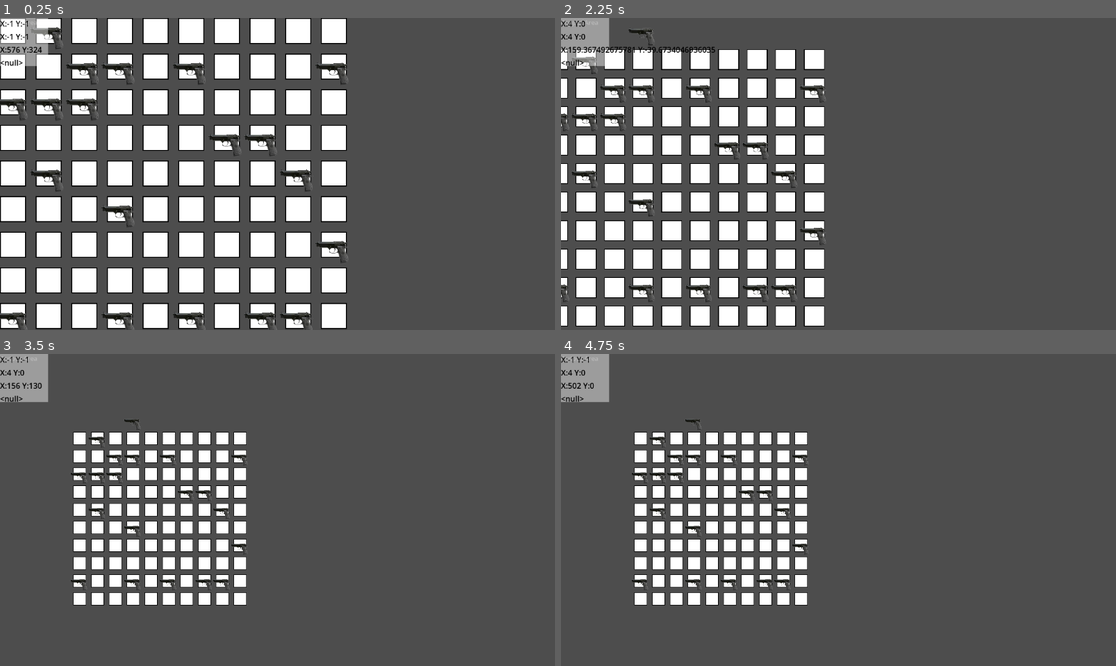
Above: before the commit, frames 1-4 (two rows, left to right).
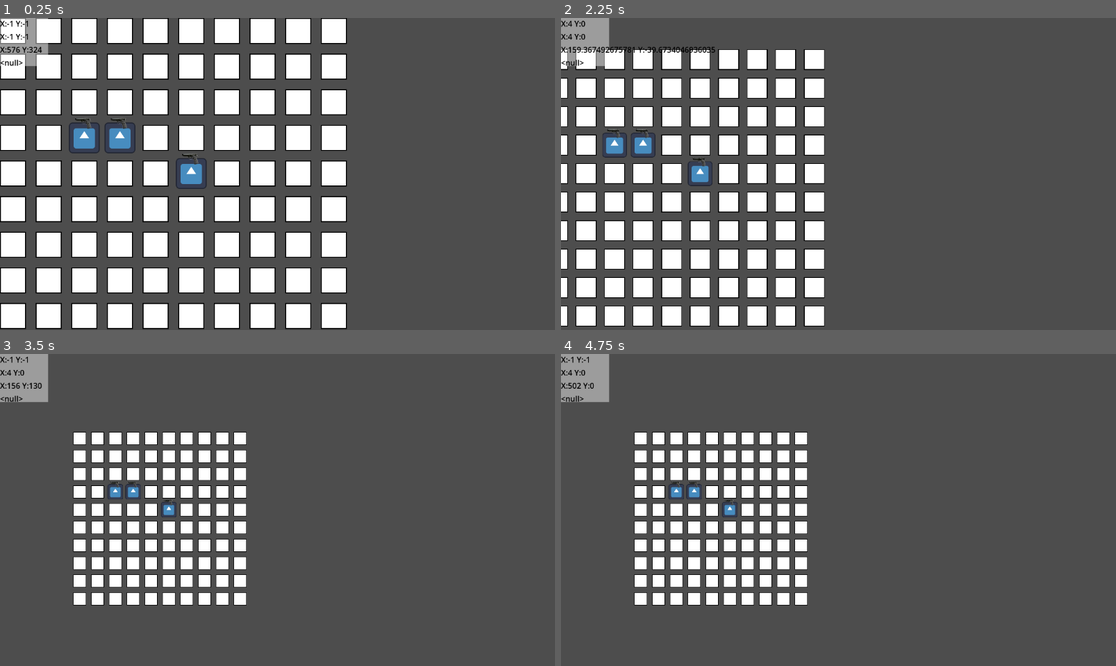
Above: after the commit, the same moments.

Repository: Nockiest/ailien-language
Game: Godot game, scene res://scenes/map/map.tscn
Two runs of this game, one before a commit and one after it. Both use one fixed random seed, a clock stepped at 60 frames per second and the inputs below. The engine's default icon, where the game draws it, is replaced by a stand-in: a white triangle on a blue panel in a dark square.
Inputs (mouse positions are in pixels of both pictures, inside the frame that each line leads up to):
- Up to frame 1 (0.25 s): no input
- Up to frame 2 (2.25 s): tap Enter at 0.5, 2 s; drag from (838, 174) to (572, 30) at 0.52 s; tap Space at 1.25 s; drag from (572, 30) to (716, 30) at 1.27 s; move the mouse to (610, 30) at 2.02 s; hold Right (ui_right) from 2.03 s (still down); hold Q (zoom_in) from 2.03 s (still down); click (610, 30) at 2.17 s
- Up to frame 3 (3.5 s): release Right (ui_right) at 2.75 s; release Q (zoom_in) at 2.75 s; drag from (116, 438) to (111, 463) at 2.77 s
- Up to frame 4 (4.75 s): tap Space at 3.5 s; drag from (694, 438) to (866, 510) at 3.52 s; tap Enter at 4.25 s; drag from (710, 438) to (755, 432) at 4.27 s

The runs differ from the first frame. In frame 1, 4.7% of the frame differs, in the area x 0-63%, y 0-100%; in frame 2, 3.0%; in frame 3, 1.2%; in frame 4, 1.2%.
Error before the commit: Invalid access to property or key 'is_hovered' on a base object of type 'Node2D'. (res://scenes/entity/entity-idle-state.gd:10)

Commit message:
added a relic

Diff:
--- a/project.godot
+++ b/project.godot
@@ -19,12 +19,7 @@
 
 Globals="*res://shared/globals/globals.gd"
 Utils="*res://shared/utils/utils.gd"
-Panku="*res://addons/panku_console/console.tscn"
 GridUtils="*res://shared/utils/grid-utils.gd"
-
-[editor_plugins]
-
-enabled=PackedStringArray("res://addons/panku_console/plugin.cfg")
 
 [input]
 
--- a/scenes/entity/entity-idle-state.gd
+++ b/scenes/entity/entity-idle-state.gd
@@ -4,8 +4,8 @@
 
 
 func update(_delta):
-	if not (owner.get_parent() is ObjectContainer):
-		return
+#	if not (owner.get_parent() is ObjectContainer):
+#		return
 
 	if Input.is_action_just_pressed("left_mouse_click") and owner.is_hovered:
 		state_machine.transition_to("Selected")
--- a/scenes/entity/entity.gd
+++ b/scenes/entity/entity.gd
@@ -1,5 +1,5 @@
 class_name Entity
-extends GridObject
+extends Area2D
 @export var directionHandler:DirectionHandler
 @export var stateMachine: StateMachine
 @export var movementComponent: MomvementComponent
--- a/scenes/entity/entity.tscn
+++ b/scenes/entity/entity.tscn
@@ -1,53 +1,57 @@
-[gd_scene load_steps=11 format=3 uid="uid://cngkyyaado21q"]
+[gd_scene load_steps=13 format=3 uid="uid://dtxxl02lgw7jh"]
 
-[ext_resource type="PackedScene" uid="uid://4h1neit2rfqq" path="res://shared/components/grid-object/grid-object.tscn" id="1_8ajsn"]
 [ext_resource type="Script" path="res://scenes/entity/entity.gd" id="1_ocgw1"]
+[ext_resource type="PackedScene" uid="uid://bnkur2kld0tc4" path="res://shared/components/death-component/death-component.tscn" id="2_j4djh"]
 [ext_resource type="PackedScene" uid="uid://djape1yn3meth" path="res://shared/components/movement_component/movement-component.tscn" id="2_uoay6"]
 [ext_resource type="PackedScene" uid="uid://bdcu3imq3e6t1" path="res://shared/components/health-component/health-component.tscn" id="3_lp4s4"]
 [ext_resource type="Script" path="res://scenes/entity/entity-state-machine.gd" id="4_ar34p"]
 [ext_resource type="Script" path="res://scenes/entity/entity-idle-state.gd" id="5_fnalx"]
 [ext_resource type="PackedScene" uid="uid://ctmgv44eflp4s" path="res://scenes/weapons/ranged-weapons/glock/glock.tscn" id="6_0dmby"]
+[ext_resource type="PackedScene" uid="uid://cbexd0wrvlivc" path="res://shared/components/collision-handler/collision-handler.tscn" id="6_iw3ou"]
 [ext_resource type="Script" path="res://scenes/entity/entity-selected-state.gd" id="6_wr2p7"]
+[ext_resource type="Texture2D" uid="uid://dusv1wgiw6h8" path="res://assets/images/icon.svg" id="10_blm02"]
 [ext_resource type="PackedScene" uid="uid://dtyd3ib3ve340" path="res://shared/components/direction-handler-comp/direction-handler-comp.tscn" id="10_l0evk"]
 
-[sub_resource type="RectangleShape2D" id="RectangleShape2D_18x4c"]
-size = Vector2(129, 128.5)
+[sub_resource type="RectangleShape2D" id="RectangleShape2D_qn35y"]
+size = Vector2(128, 128)
 
-[node name="Entity" node_paths=PackedStringArray("directionHandler", "stateMachine", "movementComponent", "healthComponent", "weaponComponent") instance=ExtResource("1_8ajsn")]
+[node name="Entity" type="Area2D" node_paths=PackedStringArray("directionHandler", "stateMachine", "movementComponent", "healthComponent", "deathComponent", "weaponComponent", "collisionHandler")]
 script = ExtResource("1_ocgw1")
 directionHandler = NodePath("direction-handler-comp")
-stateMachine = NodePath("State_Machine")
+stateMachine = NodePath("StateMachine")
 movementComponent = NodePath("MovementComponent")
 healthComponent = NodePath("HealthComponent")
+deathComponent = NodePath("DeathComponent")
 weaponComponent = NodePath("WeaponSlot/Glock")
+collisionHandler = NodePath("collision-handler")
 
-[node name="MovementComponent" parent="." index="0" instance=ExtResource("2_uoay6")]
-valid_max_movement_range = 2.0
+[node name="DeathComponent" parent="." instance=ExtResource("2_j4djh")]
 
-[node name="HealthComponent" parent="." index="1" instance=ExtResource("3_lp4s4")]
-max_hp = 2
-start_hp = 2
+[node name="MovementComponent" parent="." instance=ExtResource("2_uoay6")]
 
-[node name="WeaponSlot" type="Node2D" parent="." index="2"]
-position = Vector2(-64, -1)
+[node name="HealthComponent" parent="." instance=ExtResource("3_lp4s4")]
 
-[node name="Glock" parent="WeaponSlot" index="0" instance=ExtResource("6_0dmby")]
-position = Vector2(65, -61)
-rotation = 1.5708
+[node name="direction-handler-comp" parent="." instance=ExtResource("10_l0evk")]
 
-[node name="CollisionShape2D" type="CollisionShape2D" parent="." index="3"]
-position = Vector2(0, 0.75)
-shape = SubResource("RectangleShape2D_18x4c")
-metadata/_edit_lock_ = true
+[node name="collision-handler" parent="." instance=ExtResource("6_iw3ou")]
 
-[node name="State_Machine" type="Node" parent="." index="4"]
+[node name="CollisionShape2D" type="CollisionShape2D" parent="."]
+shape = SubResource("RectangleShape2D_qn35y")
+
+[node name="Sprite2D" type="Sprite2D" parent="."]
+texture = ExtResource("10_blm02")
+
+[node name="WeaponSlot" type="Node2D" parent="."]
+
+[node name="Glock" parent="WeaponSlot" instance=ExtResource("6_0dmby")]
+position = Vector2(0, -64)
+
+[node name="StateMachine" type="Node" parent="."]
 script = ExtResource("4_ar34p")
 initial_state = NodePath("Idle")
 
-[node name="Idle" type="Node" parent="State_Machine" index="0"]
+[node name="Idle" type="Node" parent="StateMachine"]
 script = ExtResource("5_fnalx")
 
-[node name="Selected" type="Node" parent="State_Machine" index="1"]
+[node name="Selected" type="Node" parent="StateMachine"]
 script = ExtResource("6_wr2p7")
-
-[node name="direction-handler-comp" parent="." index="5" instance=ExtResource("10_l0evk")]
--- a/scenes/grid/grid.gd
+++ b/scenes/grid/grid.gd
@@ -2,17 +2,34 @@
 extends Node2D
 
 var grid = []
+@export var relic_start_position:Vector2i = Vector2i(0,0)
+@export var enemies_starting_positons: Array[Vector2i]
 
 func _ready():
 	initialize_grid()
 
 func initialize_grid():
-	for y in range(Globals.grid_size.x):
+	for y in range(Globals.grid_size.y):
 		var row = []
-		for x in range( Globals.grid_size.y):
+		for x in range(Globals.grid_size.x):
 			var tile = create_tile(x, y)
 			row.append(tile)
+
+			# Check if the current position is a relic starting position
+			if Vector2i(x, y) == relic_start_position:
+
+				print_debug("instancing relic")
+				var relic = Globals.relic_scene.instantiate() as Relic
+				tile.get_node("ObjectContainerManager").add_child_node(relic)
+
+			# Check if the current position is an enemy starting position
+			for enemy_position in enemies_starting_positons:
+				if Vector2i(x, y) == enemy_position:
+					var enemy = Globals.entity_scene.instantiate() as Entity
+					tile.get_node("ObjectContainerManager").add_child_node(enemy)
+
 		grid.append(row)
+
 
 func create_tile(x, y):
 	var tile = Globals.tile_scene.instantiate() as Area2D
@@ -29,8 +46,6 @@
 	else:
 		Globals.selected_tile_coors = tile_position
 
-func place_relic_on_grid():
-	var tiles = get_tree().get_nodes_in_group("tiles")
 
 func move_entity_to_validated_position(from_container_coors, to_container_coors: Vector2i, entity: Entity)-> void:
 	# this function processes already validated moves
--- a/scenes/map/map.tscn
+++ b/scenes/map/map.tscn
@@ -9,6 +9,8 @@
 script = ExtResource("1_lpdso")
 
 [node name="Grid" parent="." instance=ExtResource("1_k71r0")]
+relic_start_position = Vector2i(7, 7)
+enemies_starting_positons = Array[Vector2i]([Vector2i(2, 3), Vector2i(5, 4), Vector2i(3, 3)])
 
 [node name="DebugWindow" parent="." instance=ExtResource("3_xneli")]
 
--- a/scenes/structures/relic.gd
+++ b/scenes/structures/relic.gd
@@ -1,12 +1,21 @@
 class_name Relic
-extends Node2D
+extends Area2D
 
 @export var collision_handler:CollisionHandler
 # Called when the node enters the scene tree for the first time.
+var desired_size: Vector2 = Globals.tile_size
 func _ready() -> void:
-	pass # Replace with function body.
+	var scale_factor: Vector2 = Vector2.ZERO
+	if $Sprite2D.texture and $Sprite2D.texture.get_size() != Vector2.ZERO:
+		var texture_size: Vector2 = $Sprite2D.texture.get_size()
+		scale_factor = desired_size / texture_size
+		scale = scale_factor
+	else:
+		print_debug("Sprite texture is not set or has zero size")
+
+
 
 
 # Called every frame. 'delta' is the elapsed time since the previous frame.
-func _process(delta: float) -> void:
+func _process(_delta: float) -> void:
 	pass
--- a/scenes/structures/relic.tscn
+++ b/scenes/structures/relic.tscn
@@ -2,13 +2,13 @@
 
 [ext_resource type="Script" path="res://scenes/structures/relic.gd" id="1_k24gb"]
 [ext_resource type="PackedScene" uid="uid://cbexd0wrvlivc" path="res://shared/components/collision-handler/collision-handler.tscn" id="2_ytxix"]
-[ext_resource type="Texture2D" uid="uid://6vjmm5qlu3lc" path="res://scenes/structures/relic.png" id="3_mub7x"]
+[ext_resource type="Texture2D" uid="uid://fuudnxs4np15" path="res://scenes/structures/open-treasure-chest.png" id="3_cb71b"]
 
-[node name="relic" type="Node2D" node_paths=PackedStringArray("collision_handler")]
+[node name="relic3" type="Area2D"]
 script = ExtResource("1_k24gb")
-collision_handler = NodePath("collision-handler")
 
 [node name="collision-handler" parent="." instance=ExtResource("2_ytxix")]
+collision_reaction = 2
 
 [node name="Sprite2D" type="Sprite2D" parent="."]
-texture = ExtResource("3_mub7x")
+texture = ExtResource("3_cb71b")
--- a/scenes/tile/tile.gd
+++ b/scenes/tile/tile.gd
@@ -10,7 +10,7 @@
 
 func _ready() -> void:
 	resize(Globals.tile_size-  Globals.grid_gap)
-	add_entity_to_tile( )
+#	add_object_to_tile( Globals.entity_scene   )
 #
 func _process(_event) -> void:
 	var is_hovered =  Globals.hovered_tile_coors == $GridPositionTracker.get_grid_position()
@@ -29,10 +29,12 @@
 	$CollisionShape2D.position = size / Vector2i(2,2)
 
 
-func add_entity_to_tile( ):
-	if randf() <= 0.2:  # 20% chance
-		var entity = Globals.entity_scene.instantiate() as Node2D
-		$ObjectContainerManager.add_child_node(entity)
+func add_object_to_tile(object):
+#	Globals.entity_scene.instantiate() as Node2D
+#	if randf() <= 0.2:  # 20% chance
+	var entity = object.instantiate() as Area2D
+	print("adding entity ",entity)
+	$ObjectContainerManager.add_child_node(entity)
 
 func _on_entity_container_entities_changed(_new_size) -> void:
 	$BorderedColorRect/Fill.color = Color('red')
--- a/shared/components/collision-handler/collision-handler.gd
+++ b/shared/components/collision-handler/collision-handler.gd
@@ -17,7 +17,7 @@
 
 
 # Called every frame. 'delta' is the elapsed time since the previous frame.
-func _process(delta: float) -> void:
+func _process(_delta: float) -> void:
 	pass
 
 
--- a/shared/components/entity-container/object-container-manager.gd
+++ b/shared/components/entity-container/object-container-manager.gd
@@ -6,11 +6,12 @@
 	$ObjectContainer.recieve_child_node(node)
 
 # Function to retrieve an object from the appropriate container
-func retrieve_object(container_type: String, object_name: String) -> Node:
+func retrieve_object(  object_name: String) -> Node:
 	# Retrieve the object from the container based on the name
+	print("retrieving ", object_name)
 	return $ObjectContainer  .retrieve_child_node_by_name(object_name)
 
-func is_container_full(container_type: String) -> bool:
+func is_container_full( ) -> bool:
 	# Check if the container is empty
 	return $ObjectContainer  .is_full()
 
--- a/shared/components/entity-container/object-container.gd
+++ b/shared/components/entity-container/object-container.gd
@@ -6,8 +6,8 @@
 @export var max_objects: int = 1
 # Function to add a child node
 func recieve_child_node(child_node:Node):
-
-	if    not is_full() :#is_within_limit and is_valid_type
+	print(child_node)
+	if    not is_full() :#is_within_limit and is_valid_typ
 		add_child(child_node)
 		emit_signal("objects_changed", get_children())
 	else:
--- a/shared/components/grid-object/grid-object.gd
+++ b/shared/components/grid-object/grid-object.gd
@@ -1,5 +1,5 @@
 class_name GridObject
-extends Area2D
+extends Node2D
 
 
 # Called when the node enters the scene tree for the first time.
--- a/shared/components/movement_validator/movement_validator.gd
+++ b/shared/components/movement_validator/movement_validator.gd
@@ -2,7 +2,7 @@
 extends Node
 
 # Function to validate the move
-func validate_move(from: Vector2i, to: Vector2i, validation_input_data: Dictionary, objectType:String="Entity") -> bool:
+func validate_move(from: Vector2i, to: Vector2i, validation_input_data: Dictionary,  ) -> bool:
 	# Extract data from the validation_input_data dictionary
 	var valid_max_movement_range = validation_input_data["valid_max_movement_range"]
 	var valid_movement_patterns = validation_input_data["valid_movement_patterns"]
--- a/shared/components/ranged-weapon-component/ranged-weapon-comp.gd
+++ b/shared/components/ranged-weapon-component/ranged-weapon-comp.gd
@@ -2,7 +2,7 @@
 extends Node2D
 
 @export var ammo_capacity := 10
-@export var range:int = 2
+@export var weapon_range:int = 2
 @export var projectile_scene_path: NodePath   # i will create a bullet scene
 @export var packed_projectile_scene: PackedScene = preload("res://shared/components/projectile/projectile.tscn")
 # The current active state. At the start of the game, we get the `initial_state`.
@@ -34,7 +34,7 @@
 	duplicated_node.show()
 
 	var entity = Utils.find_ancestor_by_factor(2, self)
-	var duplicated_bullet_direction = entity.directionHandler
+#	var duplicated_bullet_direction = entity.directionHandler
 	print(duplicated_node, duplicated_node is Projectile, 	Utils.find_ancestor_by_factor(5, self).get_node("ObjectContainerManager"))
 	Utils.find_ancestor_by_factor(5, self).get_node("ObjectContainerManager").add_child_node(duplicated_node)
 
--- a/shared/globals/globals.gd
+++ b/shared/globals/globals.gd
@@ -2,6 +2,7 @@
 
 const tile_scene: PackedScene = preload("res://scenes/tile/tile.tscn")
 const entity_scene: PackedScene = preload("res://scenes/entity/entity.tscn")
+const relic_scene: PackedScene = preload("res://scenes/structures/relic.tscn")
 
 var tile_size: Vector2i = Vector2(64,64)
 var grid_size: Vector2i = Vector2(10,10)
